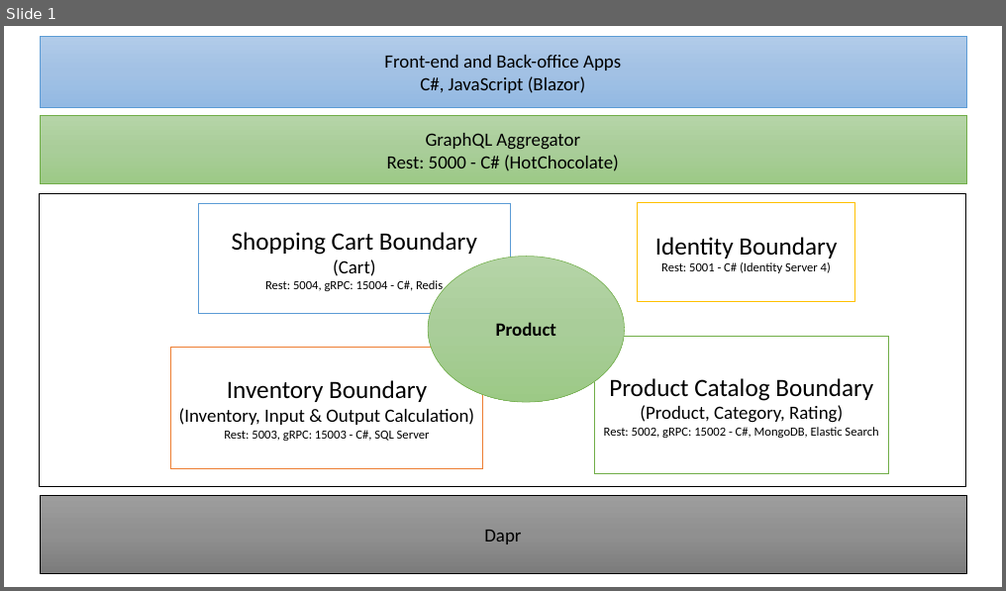
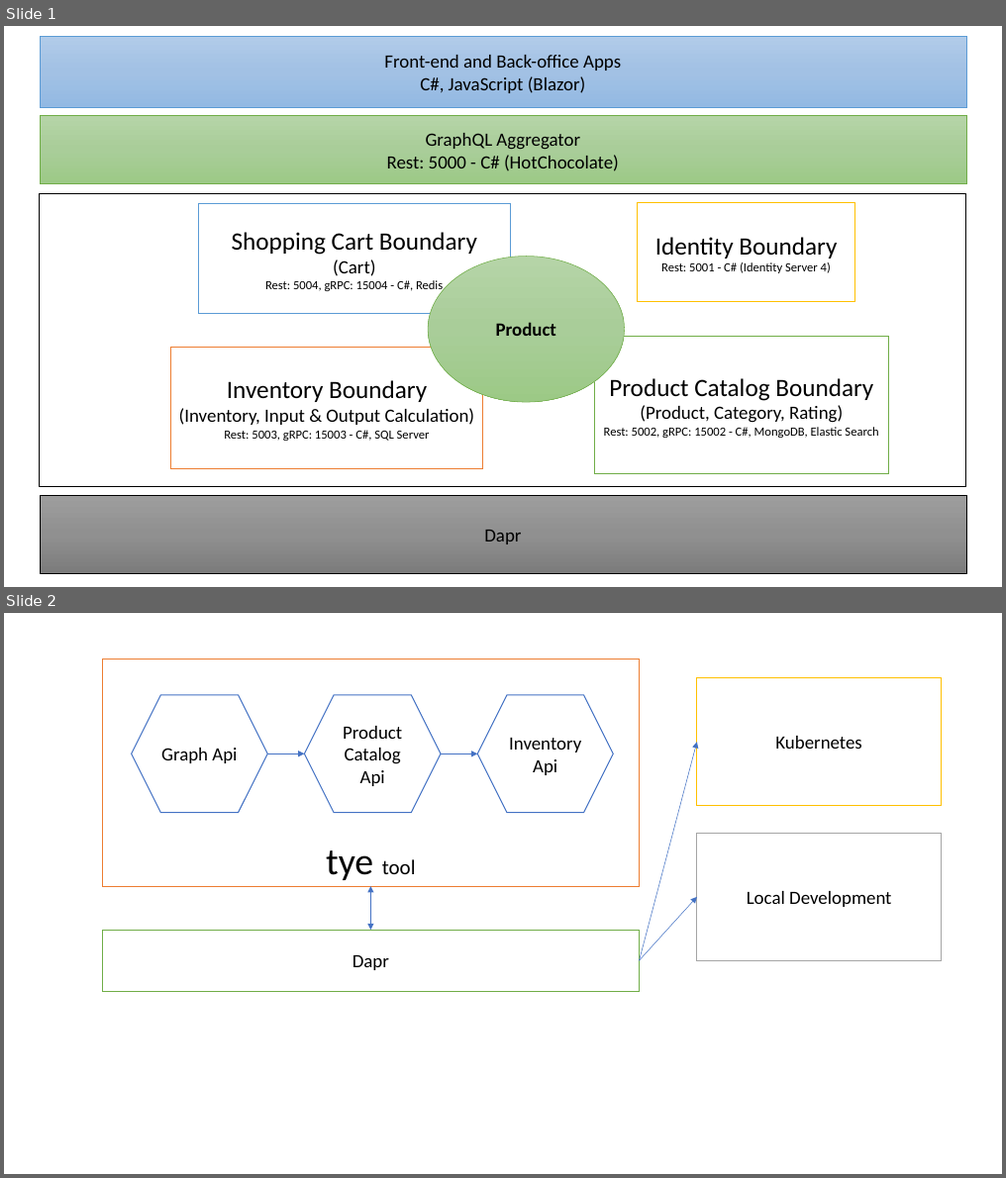
Before and after one commit to thangchung/practical-dapr, a slide deck: assets/Draw.pptx. Shown one above the other, each under a label of ours: slide 1 before the commit, slides 1 and 2 after it. The pictures are 1006x591 and 1006x1178 pixels, drawn with LibreOffice and Linux fonts; fonts in the diff are those of the drawing. Boxes give left, top, right and bottom in pixels: in the first picture for what was removed or moved away, otherwise in the second. Text is boxed around its words. In the diff, an @@ line names an element or a change of style, - is before the commit and + after.

```diff
--- a/assets/Draw.pptx
+++ b/assets/Draw.pptx
@@ slide 2 added at (4, 613, 1002, 1174), background #FFFFFF @@
@@ rectangle added at (102, 659, 639, 886), fill #FFFFFF, outline #ED7D31 1 pt, 20 pt, text #000000 @@
+tye tool
@@ hexagon added at (132, 695, 267, 813), fill #FFFFFF, outline #4472C4 1 pt, 18 pt, text #000000 @@
+Graph Api
@@ hexagon added at (304, 695, 441, 813), fill #FFFFFF, outline #4472C4 1 pt, 18 pt, text #000000 @@
+Product Catalog Api
@@ hexagon added at (478, 695, 614, 813), fill #FFFFFF, outline #4472C4 1 pt, 18 pt, text #000000 @@
+Inventory Api
@@ rectangle added at (697, 678, 942, 805), fill #FFFFFF, outline #FFC000 1 pt, 18 pt, text #000000 @@
+Kubernetes
@@ arrow added from (267, 754) to (304, 754), #4472C4 0.5 pt @@
@@ arrow added from (441, 754) to (478, 754), #4472C4 0.5 pt @@
@@ arrow added from (640, 961) to (697, 742), #4472C4 0.5 pt @@
@@ rectangle added at (697, 833, 942, 960), fill #FFFFFF, outline #A5A5A5 1 pt, 18 pt, text #000000 @@
+Local Development
@@ double arrow added from (371, 886) to (371, 931), #4472C4 0.5 pt @@
@@ arrow added from (640, 961) to (697, 897), #4472C4 0.5 pt @@
@@ rectangle added at (102, 931, 639, 992), fill #FFFFFF, outline #70AD47 1 pt, 18 pt, text #000000 @@
+Dapr
```
Also in this commit, not shown: 9 other files.
